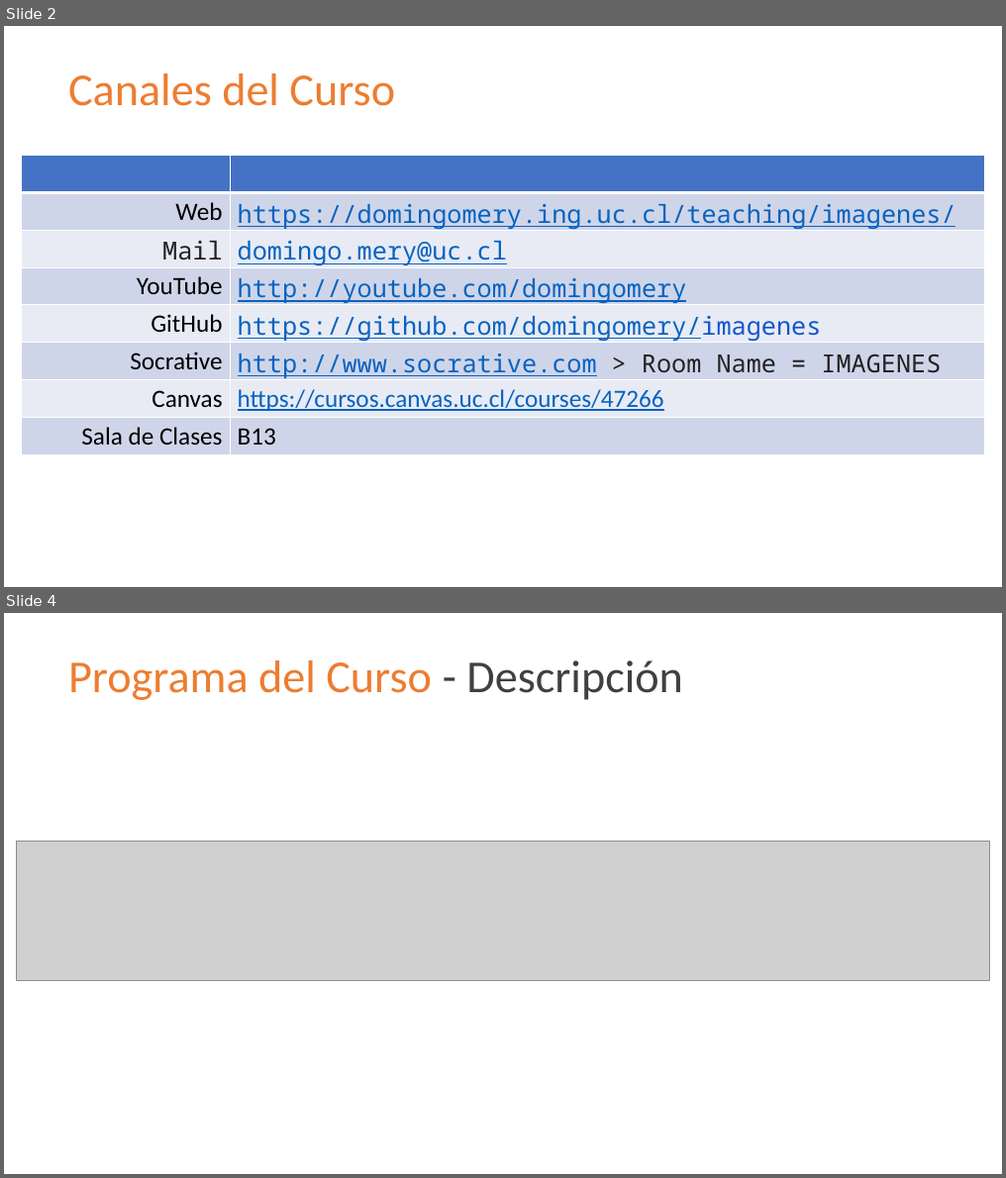
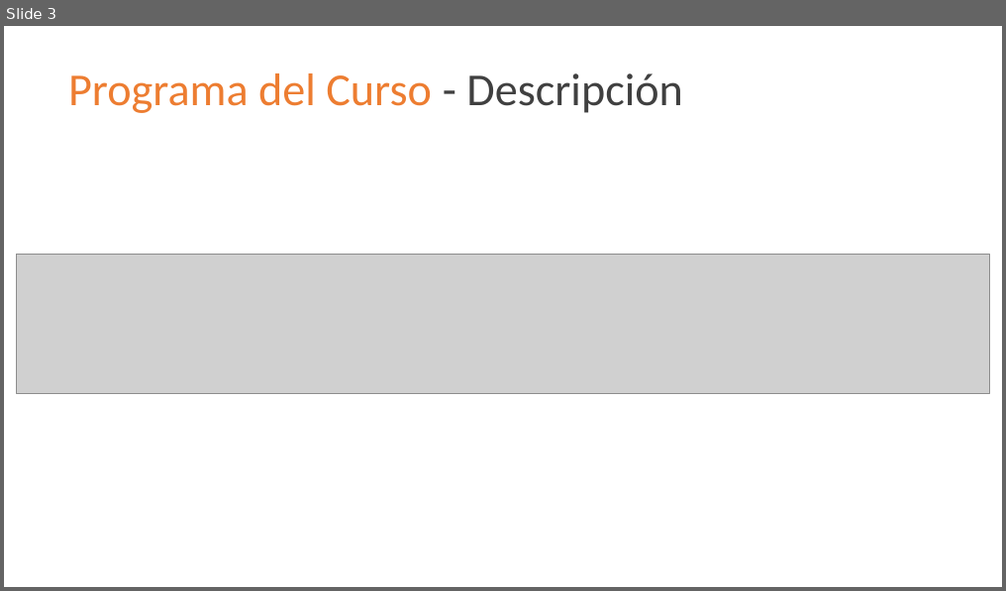
Before and after one commit to domingomery/imagenes, a slide deck: clases/Cap00_Lineas_Generales/program/IMG00_PresentationCurso.pptx. Shown one above the other, each under a label of ours: slides 2 and 4 before the commit, slide 3 after it; the slides between them are not shown. The pictures are 1006x1178 and 1006x591 pixels, drawn with LibreOffice and Linux fonts; fonts in the diff are those of the drawing; grey boxes stand for pictures. Boxes give left, top, right and bottom in pixels: in the first picture for what was removed or moved away, otherwise in the second. Text is boxed around its words. In the diff, an @@ line names an element or a change of style, - is before the commit and + after.

```diff
--- a/clases/Cap00_Lineas_Generales/program/IMG00_PresentationCurso.pptx
+++ b/clases/Cap00_Lineas_Generales/program/IMG00_PresentationCurso.pptx
@@ slide 2 removed at (4, 26, 1002, 587), background #FFFFFF @@
@@ text removed at (68, 74, 395, 106) @@
-Canales del Curso
@@ table removed at (21, 156, 985, 455), 8 rows, 2 columns @@
- | 
-Web | https://domingomery.ing.uc.cl/teaching/imagenes/
-Mail | domingo.mery@uc.cl
-YouTube | http://youtube.com/domingomery
-GitHub | https://github.com/domingomery/imagenes
-Socrative | http://www.socrative.com > Room Name = IMAGENES
-Canvas | https://cursos.canvas.uc.cl/courses/47266
-Sala de Clases | B13
@@ what was slide 4 is now slide 3 @@
```
Also in this commit, not shown: 3 slides changed, 5 other files.
